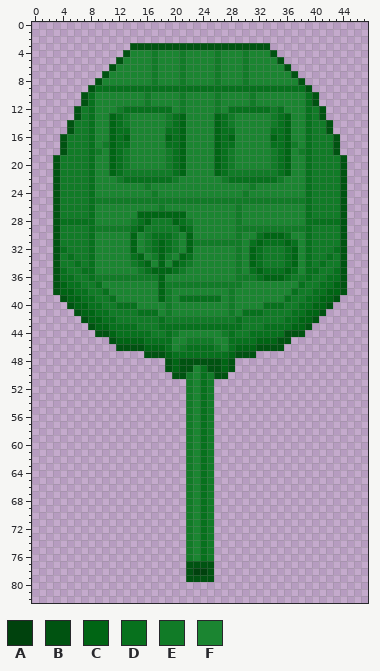
Edited in one commit: sprite sheet (public/assets/tank_green_turret_heavy.png). The picture above was drawn from the file before the commit.
The file is 48x83 pixels.
Palette (. is transparent): A #00420d  B #005311  C #006514  D #07711d  E #117b27  F #1b8531
Pixels before, first column x 3:
 3 ...........BBBBBBBBBBBBBBBBBBBB...........
 4 ..........BFFFEFFFEFFFFEFFFEFFFB..........
 5 .........BFFFFEFFFEFFFFEFFFEFFFFB.........
 6 ........BFFFFFEFFFEFFFFEFFFEFFFFFB........
 7 .......BFFFFFFEFFFEFFFFEFFFEFFFFFFB.......
 8 ......BFFFFFFFEFFFEFFFFEFFFEFFFFFFFB......
 9 .....BDDDDDDDDDDDDDDDDDDDDDDDDDDDDDDB.....
10 ....BDFFFFFFFEFFFFEFFFFEFFFFEFFFFFFFDB....
11 ....BDFFFFFFFEFFFFEFFFFEFFFFEFFFFFFFDB....
12 ...BEDFFFEDDDDDDDFEFFFFEFDDDDDDEDFFFDEB...
13 ...BEDFFCDEFFFFFEDCFFFFCDEFFFFFEDCFFDEB...
14 ..BEEDFFCDEFFFFFEDCFFFFCDEFFFFFEDCFFDEEB..
15 ..BEEDFFCDDFFFFFDDCFFFFCDDFFFFFDDCFFDEEB..
16 .BEEEDFFCDCFFFFFCDCFFFFCDCFFFFFCDCFFDEEEB.
17 .BEEEDFECDDFFFFFDDCFFFFCDDFFFFFDDCEFDEEEB.
18 .BEEEDEFCDEFFFFFEDCFFFFCDEFFFFFEDCFEDEEEB.
19 BEEEEDFFCDEFFFFFEDCFFFFCDEFFFFFEDCFFDEEEEB
20 BEEEEDFFCDEFFFFFEDCFFFFCDEFFFFFEDCFFDEEEEB
21 BEEEEDFFCDEEEEEEEDCFFFFCDEEEEEEEDCFFDEEEEB
22 BEEEEDFFFEDDDDDDDEFFFFFFEDDDDDDDEFFFDEEEEB
23 BEEEEDFFFFFFFEFFFFFFFFFFFFFFEFFFFFFFDEEEEB
24 BEEEEDFFFFFFFFEFFFFFFFFFFFFEFFFFFFFFDEEEEB
25 BEEEEDEEEEEEEEEEEEEEEEEEEEEEEEEEEEEEDEEEEB
26 BEEEEDFFFFFFFFFEFFFFFFFFFFEFFFFFFFFFDEEEEB
27 BEEEEDFFFFFFCCCCCCCFFFFFFFEFFFFFFFFFDEEEEB
28 BDDDDDFFFFFEDCEEECDEFFFFFFEFFFFFFFFFDDDDDB
29 BEEEEDEEEEEDCEEEEECDFFFFFFEEEEEEEEEEDEEEEB
30 BEEEEDFFFFFCFEDDDEFCFFFFFFEFFDCCCDFFDEEEEB
31 BEEEEDFFFFFCFEDCDEFCEEEEEEEFDCDDDCDFDEEEEB
32 BDEEEDFFFFFCFEDCDEFCFFFFFFEFCDEEEDCFDEEEDB
33 BEDEEDFFFFFDCFECEFCDFFFFFFEFCDEEEDCFDEEDEB
34 BEEDEDFFFFFEDCFCFCDEFFFFFFEFCDEEEDCFDEDEEB
35 BDEEDDFFFFFFEDCCCDEFFFFFFFEFDCDDDCDFDDEEDB
36 BDDEEDEEEEEEEEECFFFFFFFFFFEEEDCCCDEEDEEDDB
37 BCDDEEDFFFFFFFFCEEEEEEEEEEEFFFFFFFFDEEDDCB
38 BCCDDEEDFFFFFFFCEFFFFFFFFEFFFFFFFFDEEDDCCB
39 .BCCDDEEDFFFFFFCEFDDDDDDFEFFFFFFFDEEDDCCB.
40 ..BCCDDEEDDDFFFFEFFFFFFFFEFFFFDDDEEDDCCB..
41 ...BCCDDEEEEDDDFEFFFFFFFFEFDDDEEEEDDCCB...
42 ....BCCDDEEEEEEDEEEEEEEEEEDEEEEEEDDCCB....
43 .....BCCDDDDEEEDDDDDDDDDDDDEEEDDDDCCB.....
44 ......BBCDDDDDEEDEFFFFFFEDEEDDDDDBBB......
45 ........BCCCCDDDDFFEEEEFFDDDDCCCBB........
46 .........BBBBCCCDFEDDDDEFDCCCBBBB.........
47 .............BBBCDDDDDDDDCBBB.............
48 ................BCBBBBBBCB................
49 ................BCBBFDBBCB................
50 .................BBEFDEBB.................
51 ...................EFDE...................
52 ...................EFDE...................
53 ...................EFDE...................
54 ...................EFDE...................
55 ...................EFDE...................
56 ...................EFDE...................
57 ...................EFDE...................
58 ...................EFDE...................
59 ...................EFDE...................
60 ...................EFDE...................
61 ...................EFDE...................
62 ...................EFDE...................
63 ...................EFDE...................
64 ...................EFDE...................
65 ...................EFDE...................
66 ...................EFDE...................
67 ...................EFDE...................
68 ...................EFDE...................
69 ...................EFDE...................
70 ...................EFDE...................
71 ...................EFDE...................
72 ...................EFDE...................
73 ...................EFDE...................
74 ...................EFDE...................
75 ...................EFDE...................
76 ...................EFDE...................
77 ...................BBBB...................
78 ...................BAAB...................
79 ...................BBBB...................
New version:
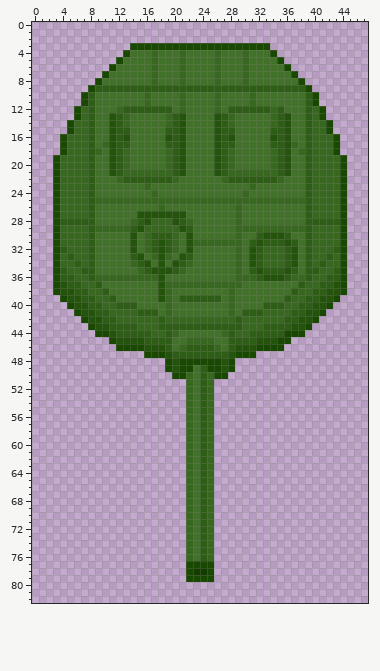
The commit says: feat: add better sprites for different tank kinds
What changed:
colour A: #00420d -> #143b00
colour B: #005311 -> #194900
colour C: #006514 -> #24540b
colour D: #07711d -> #2e5e15
colour E: #117b27 -> #38681f
colour F: #1b8531 -> #427229
Where, in picture pixels (left, top, right, bottom), the same in both pictures:
changed: (53, 43, 347, 582)
